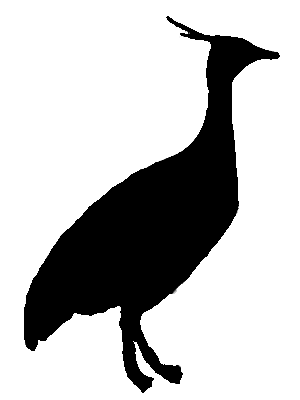
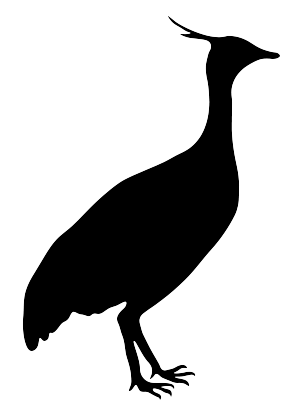
Before/after of a 300x400 layered artwork. What changed in the layer stack:
added layer "Layer 5" above "Layer 4" over [22, 16, 280, 400]
hid "Layer 4" over [24, 16, 280, 393]
